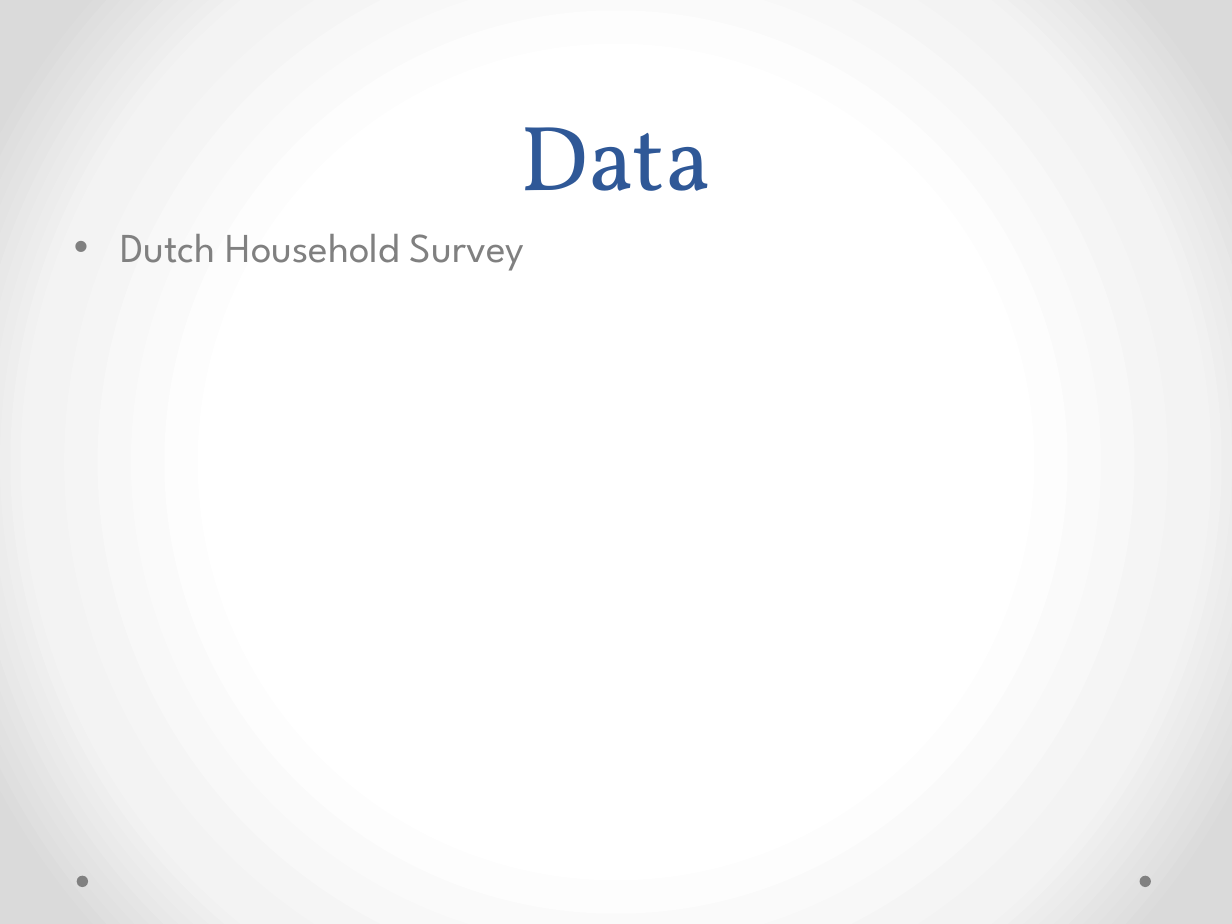
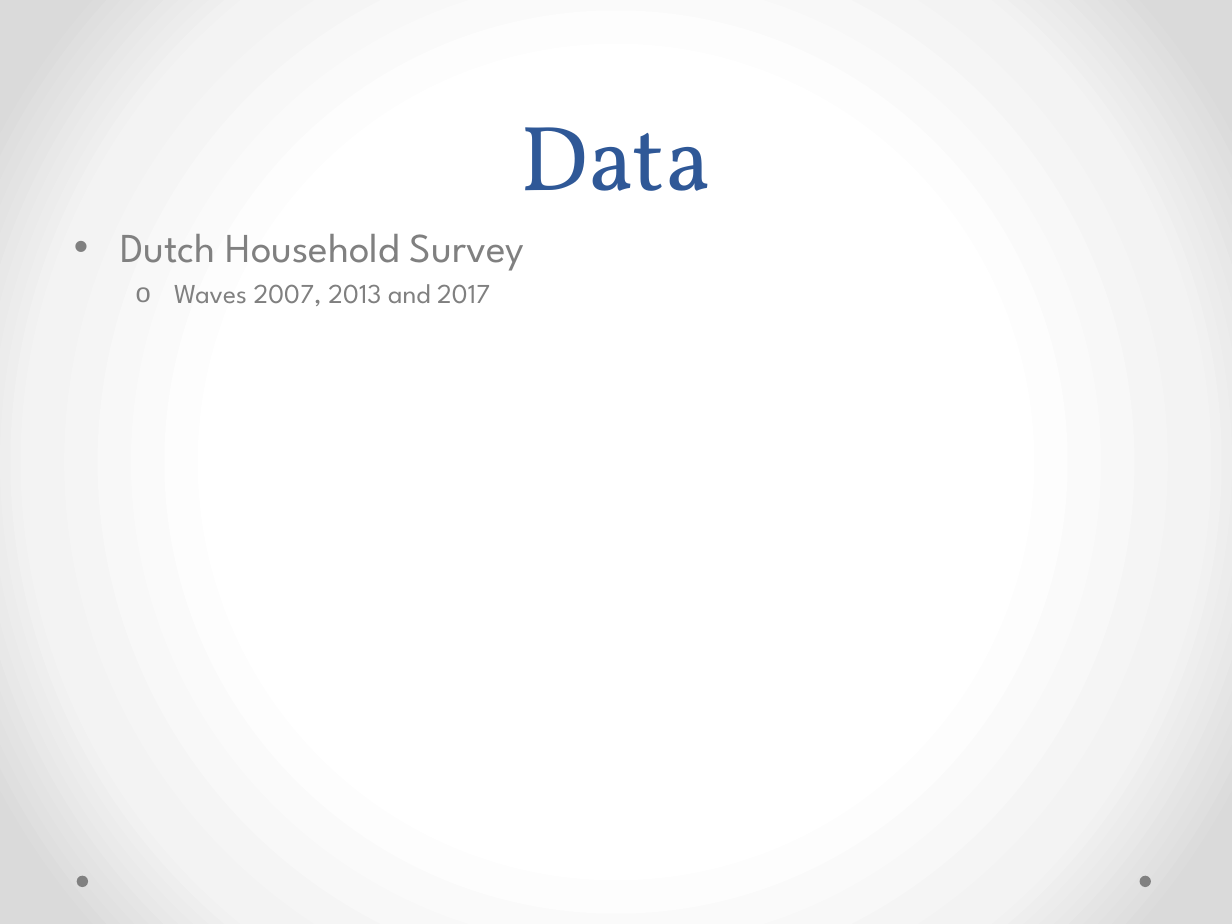
Before and after one commit to NielsvanOpstal/wealthy-healthy, a slide deck: slide 4 of presentation/presentatie.pptx. Drawn at 1232x924 pixels with LibreOffice and Linux fonts; fonts in the diff are those of the drawing. Boxes give left, top, right and bottom in pixels: in the first picture for what was removed or moved away, otherwise in the second. Text is boxed around its words. In the diff, an @@ line names an element or a change of style, - is before the commit and + after.

```diff
--- a/presentation/presentatie.pptx
+++ b/presentation/presentatie.pptx
@@ text at [174,284,490,306]: paragraph added @@
+  o Waves 2007, 2013 and 2017
```
Also in this commit, not shown: 3 other slides changed, 2 slides added, 1 other file.
